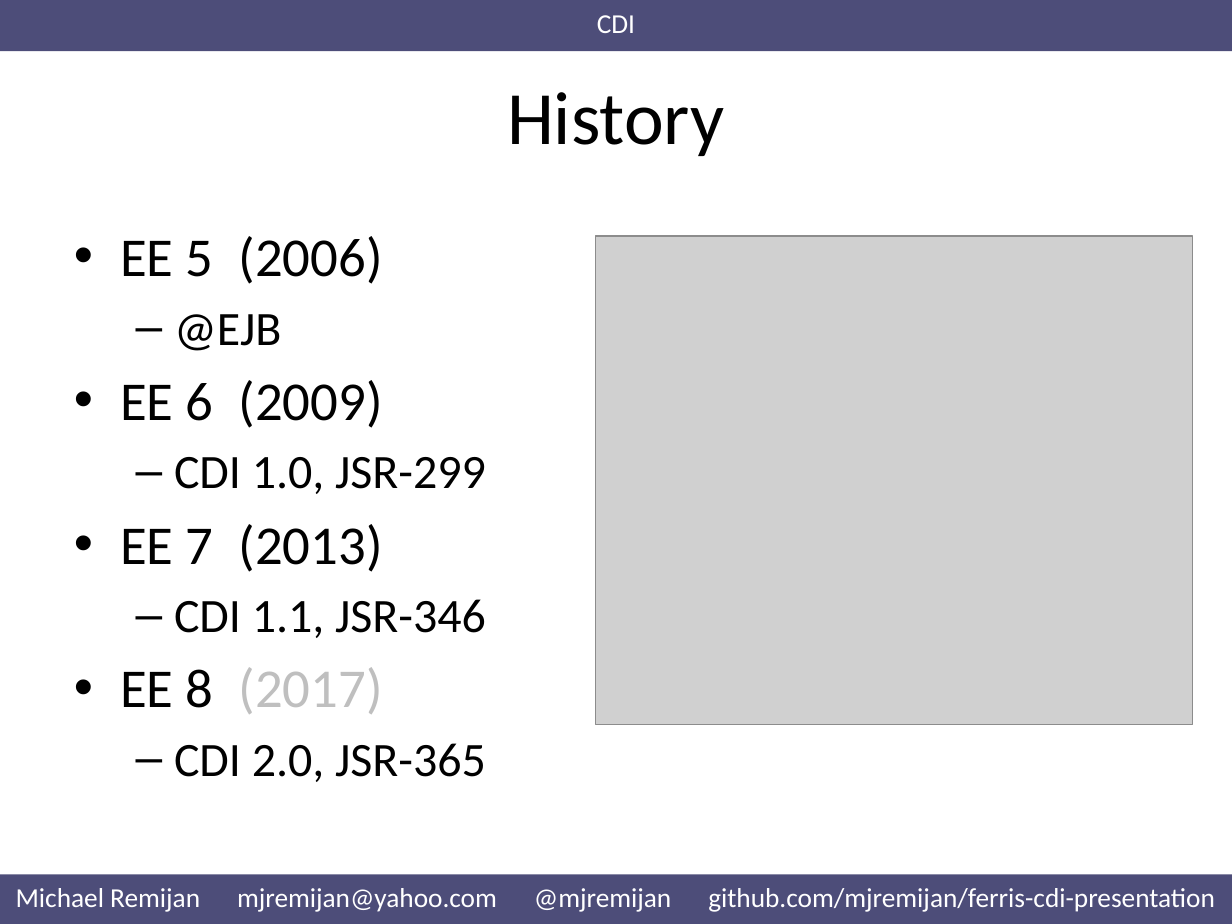
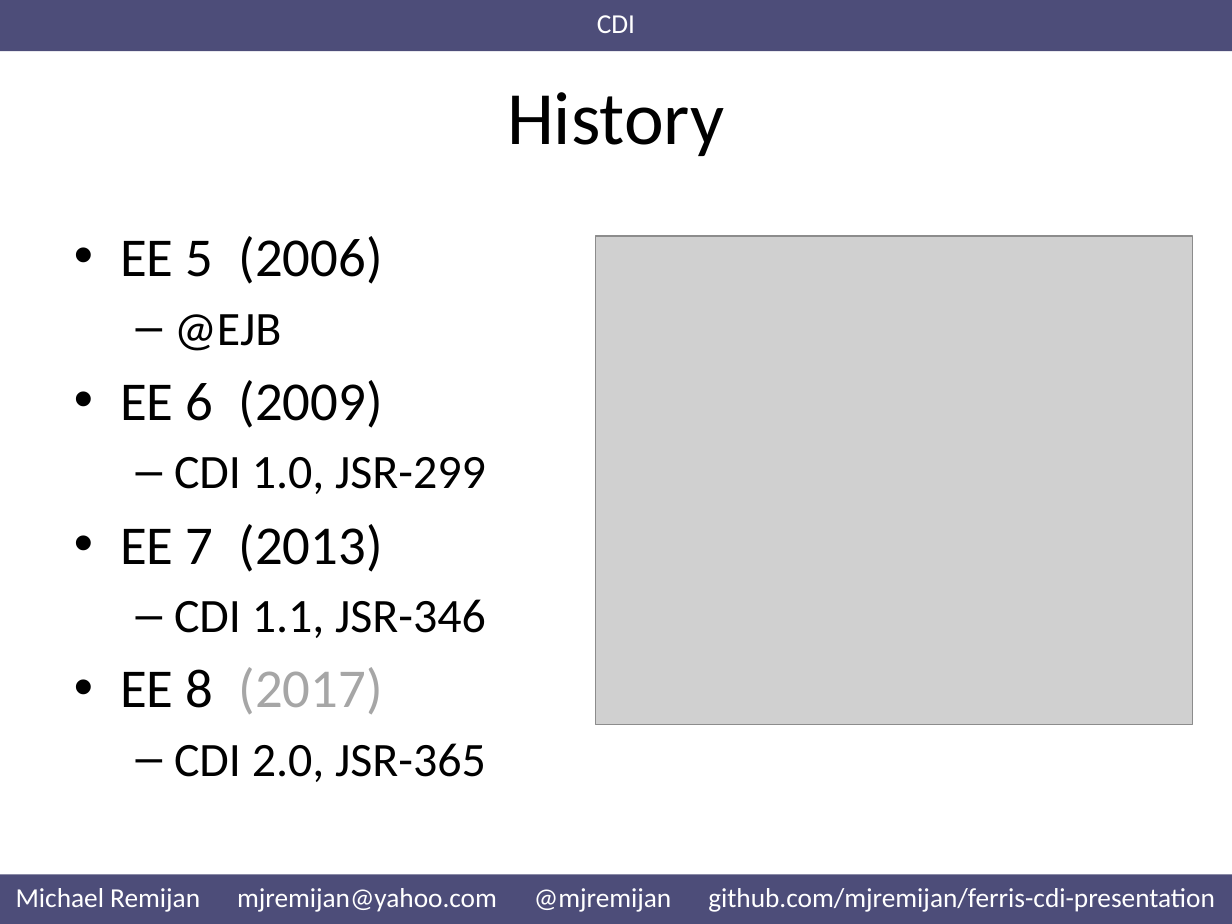
Before and after one commit to mjremijan/ferris-cdi-presentation, a slide deck: slide 7 of Presentation.pptx (slide 6 before the commit). Drawn at 1232x924 pixels with LibreOffice and Linux fonts; fonts in the diff are those of the drawing; grey boxes stand for pictures. Boxes give left, top, right and bottom in pixels: in the first picture for what was removed or moved away, otherwise in the second. Text is boxed around its words. In the diff, an @@ line names an element or a change of style, - is before the commit and + after.

```diff
--- a/Presentation.pptx
+++ b/Presentation.pptx
@@ text at [120, 667, 383, 714]: text colour #BFBFBF to #A6A6A6 in "(2017)" @@
```
Also in this commit, not shown: 4 other slides changed, 2 slides added.
